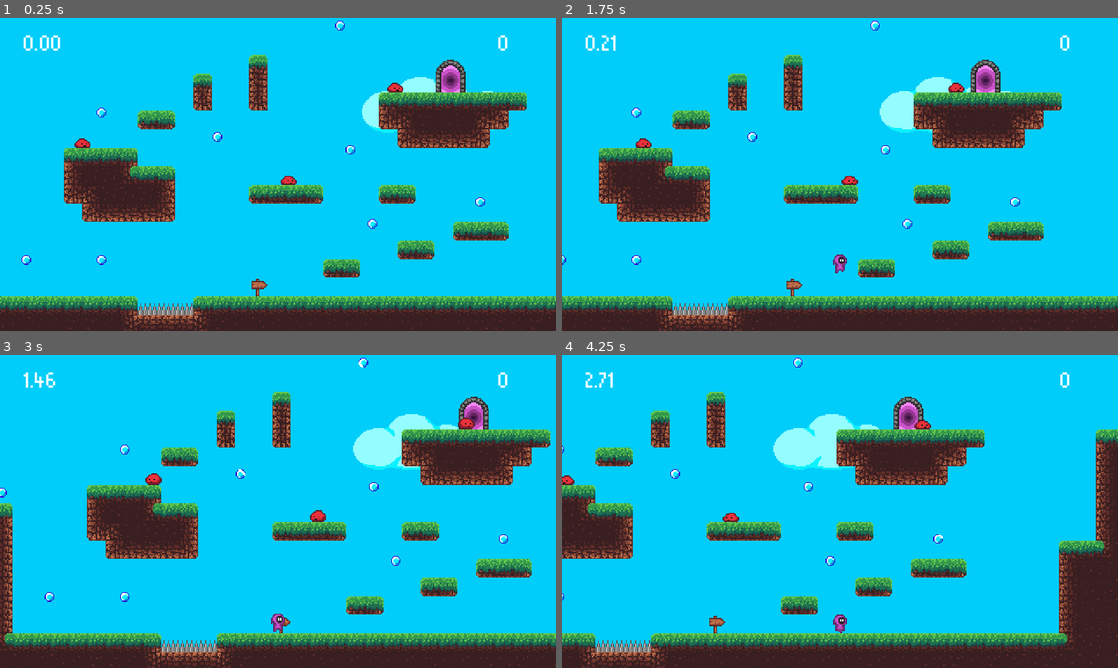
Above: before the commit, frames 1-4 (two rows, left to right).
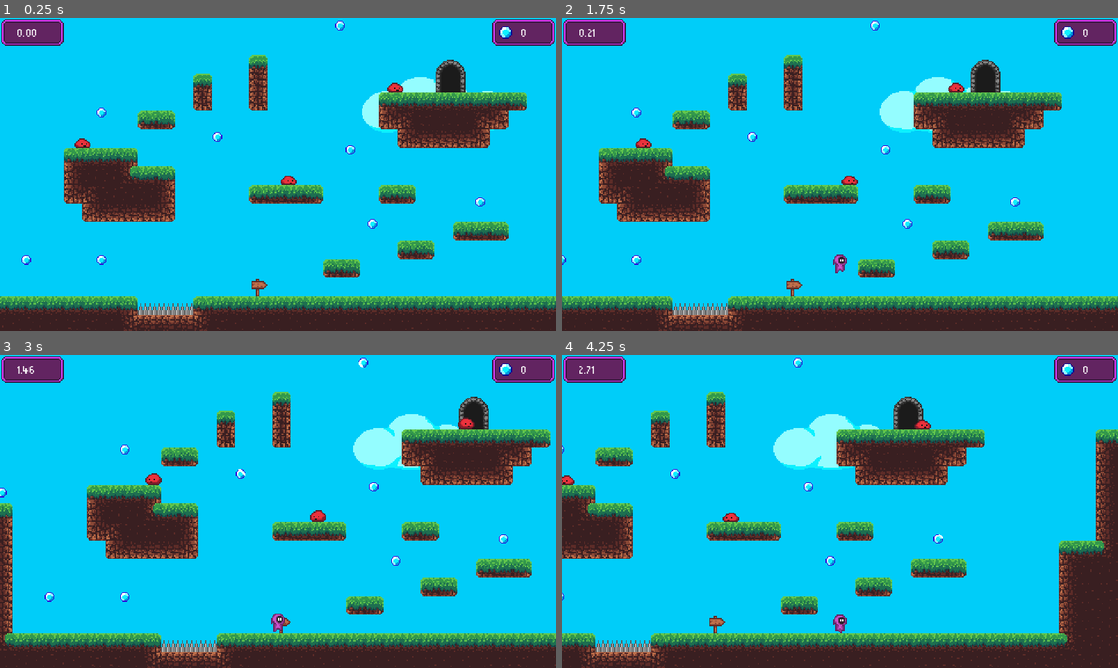
Above: after the commit, the same moments.

Repository: Rangwath/purple-quest
Game: Godot game, scene res://scenes/level_1.tscn
Two runs of this game, one before a commit and one after it. Both use one fixed random seed, a clock stepped at 60 frames per second and the inputs below.
Inputs:
- Up to frame 1 (0.25 s): no input
- Up to frame 2 (1.75 s): hold D (move_right) from 0.53 s (still down); tap Space (jump) at 0.77, 1.52 s
- Up to frame 3 (3 s): release D (move_right) at 2.03 s; hold A (move_left) 2.03-2.78 s; hold D (move_right) from 2.78 s (still down)
- Up to frame 4 (4.25 s): keep holding D (move_right); tap Space (jump) at 3.02, 3.77 s

The runs differ from the first frame. In frame 1, 2.2% of the frame differs, in the area x 0-100%, y 0-24%; in frame 2, 2.2%; in frame 3, 2.1%; in frame 4, 2.2%.

Commit message:
Add panels for timer, gems counter and win screen

Diff:
--- /dev/null
+++ b/scenes/game_ui.tscn
@@ -0,0 +1,145 @@
+[gd_scene load_steps=9 format=3 uid="uid://5tp8jugm2nga"]
+
+[ext_resource type="Script" path="res://scripts/game_ui.gd" id="1_lgdev"]
+[ext_resource type="FontFile" uid="uid://yaxi3v0erdfl" path="res://assets/fonts/munro.ttf" id="1_o1ps0"]
+[ext_resource type="Script" path="res://scripts/hud.gd" id="1_wclo8"]
+[ext_resource type="Texture2D" uid="uid://b4rhr2r82wteo" path="res://assets/gui/panel-timer.png" id="3_hxtl0"]
+[ext_resource type="Texture2D" uid="uid://bh3ydq1dwq5eq" path="res://assets/gui/panel-gems.png" id="4_hfr61"]
+[ext_resource type="Texture2D" uid="uid://dj4lse363ogfx" path="res://assets/gui/panel-menu.png" id="5_r7vlg"]
+
+[sub_resource type="LabelSettings" id="LabelSettings_jfnh8"]
+font = ExtResource("1_o1ps0")
+font_size = 10
+
+[sub_resource type="LabelSettings" id="LabelSettings_013u4"]
+font = ExtResource("1_o1ps0")
+font_size = 20
+
+[node name="GameUI" type="CanvasLayer"]
+script = ExtResource("1_lgdev")
+
+[node name="HUD" type="Control" parent="."]
+layout_mode = 3
+anchors_preset = 15
+anchor_right = 1.0
+anchor_bottom = 1.0
+grow_horizontal = 2
+grow_vertical = 2
+script = ExtResource("1_wclo8")
+
+[node name="TimerPanel" type="TextureRect" parent="HUD"]
+layout_mode = 0
+offset_left = 1.0
+offset_top = 1.0
+offset_right = 65.0
+offset_bottom = 33.0
+texture = ExtResource("3_hxtl0")
+stretch_mode = 2
+
+[node name="TimerLabel" type="Label" parent="HUD/TimerPanel"]
+layout_mode = 1
+anchors_preset = 8
+anchor_left = 0.5
+anchor_top = 0.5
+anchor_right = 0.5
+anchor_bottom = 0.5
+offset_left = -18.0
+offset_top = -10.0
+offset_right = 9.0
+offset_bottom = 3.0
+grow_horizontal = 2
+grow_vertical = 2
+text = "999.99"
+label_settings = SubResource("LabelSettings_jfnh8")
+
+[node name="GemsPanel" type="TextureRect" parent="HUD"]
+layout_mode = 0
+offset_left = 415.0
+offset_top = 1.0
+offset_right = 479.0
+offset_bottom = 33.0
+texture = ExtResource("4_hfr61")
+stretch_mode = 2
+
+[node name="GemsAmountLabel" type="Label" parent="HUD/GemsPanel"]
+layout_mode = 1
+anchors_preset = -1
+anchor_left = 0.65625
+anchor_top = 0.390625
+anchor_right = 0.65625
+anchor_bottom = 0.390625
+offset_left = -7.0
+offset_top = -6.5
+offset_right = 13.0
+offset_bottom = 6.5
+grow_horizontal = 2
+grow_vertical = 2
+text = "9999"
+label_settings = SubResource("LabelSettings_jfnh8")
+
+[node name="WinScreen" type="Control" parent="."]
+visible = false
+layout_mode = 3
+anchors_preset = 8
+anchor_left = 0.5
+anchor_top = 0.5
+anchor_right = 0.5
+anchor_bottom = 0.5
+offset_left = -80.0
+offset_top = -64.0
+offset_right = 80.0
+offset_bottom = 64.0
+grow_horizontal = 2
+grow_vertical = 2
+
+[node name="WinPanel" type="TextureRect" parent="WinScreen"]
+layout_mode = 1
+anchors_preset = 8
+anchor_left = 0.5
+anchor_top = 0.5
+anchor_right = 0.5
+anchor_bottom = 0.5
+offset_left = -80.0
+offset_top = -64.0
+offset_right = 80.0
+offset_bottom = 64.0
+grow_horizontal = 2
+grow_vertical = 2
+texture = ExtResource("5_r7vlg")
+stretch_mode = 2
+
+[node name="WinLabel" type="Label" parent="WinScreen"]
+layout_mode = 1
+anchors_preset = 5
+anchor_left = 0.5
+anchor_right = 0.5
+offset_left = -64.5
+offset_top = 9.0
+offset_right = 64.5
+offset_bottom = 33.0
+grow_horizontal = 2
+text = "LEVEL COMPLETED"
+label_settings = SubResource("LabelSettings_013u4")
+
+[node name="NextButton" type="Button" parent="WinScreen"]
+layout_mode = 0
+offset_left = 90.0
+offset_top = 97.0
+offset_right = 150.0
+offset_bottom = 118.0
+theme_override_fonts/font = ExtResource("1_o1ps0")
+theme_override_font_sizes/font_size = 10
+text = "NEXT"
+
+[node name="RestartButton" type="Button" parent="WinScreen"]
+layout_mode = 0
+offset_left = 10.0
+offset_top = 97.0
+offset_right = 70.0
+offset_bottom = 118.0
+theme_override_fonts/font = ExtResource("1_o1ps0")
+theme_override_font_sizes/font_size = 10
+text = "RESTART"
+
+[connection signal="pressed" from="WinScreen/NextButton" to="." method="_on_next_button_pressed"]
+[connection signal="pressed" from="WinScreen/RestartButton" to="." method="_on_restart_button_pressed"]
--- a/scenes/level_1.tscn
+++ b/scenes/level_1.tscn
@@ -3,7 +3,7 @@
 [ext_resource type="Script" path="res://scripts/level.gd" id="1_4o0st"]
 [ext_resource type="PackedScene" uid="uid://dnp45akrjr70d" path="res://scenes/player.tscn" id="1_4vr0j"]
 [ext_resource type="PackedScene" uid="uid://c1mkajiwntkqy" path="res://scenes/tile_map.tscn" id="2_2iitt"]
-[ext_resource type="PackedScene" uid="uid://5tp8jugm2nga" path="res://scenes/ui_canvas.tscn" id="3_hreqf"]
+[ext_resource type="PackedScene" uid="uid://5tp8jugm2nga" path="res://scenes/game_ui.tscn" id="3_hreqf"]
 [ext_resource type="PackedScene" uid="uid://degv8omfuhpns" path="res://scenes/gem.tscn" id="5_cms7j"]
 [ext_resource type="Script" path="res://scripts/parallax_test.gd" id="6_lws2e"]
 [ext_resource type="Texture2D" uid="uid://cryhhtsicr" path="res://assets/background/background.png" id="6_p78mn"]
@@ -20,7 +20,7 @@
 z_index = -100
 layer_0/tile_data = PackedInt32Array(983049, 196608, 3, 1048585, 131072, 5, 983050, 196608, 3, 1048586, 196608, 4, 9830 …(6695 unchanged characters)…
 
-[node name="UICanvas" parent="." instance=ExtResource("3_hreqf")]
+[node name="GameUI" parent="." instance=ExtResource("3_hreqf")]
 
 [node name="ParallaxBackground" type="ParallaxBackground" parent="."]
 
--- a/scenes/scene_transition.tscn
+++ b/scenes/scene_transition.tscn
@@ -41,6 +41,7 @@
 }
 
 [node name="SceneTransition" type="CanvasLayer"]
+layer = 100
 script = ExtResource("1_2ef7r")
 
 [node name="DissolveRect" type="ColorRect" parent="."]
--- a/scenes/ui_canvas.tscn
+++ /dev/null
@@ -1,40 +0,0 @@
-[gd_scene load_steps=4 format=3 uid="uid://5tp8jugm2nga"]
-
-[ext_resource type="FontFile" uid="uid://yaxi3v0erdfl" path="res://assets/fonts/munro.ttf" id="1_o1ps0"]
-[ext_resource type="Script" path="res://scripts/hud.gd" id="1_wclo8"]
-
-[sub_resource type="LabelSettings" id="LabelSettings_jfnh8"]
-font = ExtResource("1_o1ps0")
-font_size = 20
-
-[node name="UICanvas" type="CanvasLayer"]
-
-[node name="HUD" type="Control" parent="."]
-layout_mode = 3
-anchors_preset = 15
-anchor_right = 1.0
-anchor_bottom = 1.0
-grow_horizontal = 2
-grow_vertical = 2
-script = ExtResource("1_wclo8")
-
-[node name="GemsAmountLabel" type="Label" parent="HUD"]
-layout_mode = 1
-anchors_preset = 1
-anchor_left = 1.0
-anchor_right = 1.0
-offset_left = -50.0
-offset_top = 10.0
-offset_bottom = 35.0
-grow_horizontal = 0
-text = "9999"
-label_settings = SubResource("LabelSettings_jfnh8")
-
-[node name="TimerLabel" type="Label" parent="HUD"]
-layout_mode = 1
-offset_left = 20.0
-offset_top = 10.0
-offset_right = 80.0
-offset_bottom = 35.0
-text = "999.99"
-label_settings = SubResource("LabelSettings_jfnh8")
--- a/scripts/enemy.gd
+++ b/scripts/enemy.gd
@@ -25,7 +25,6 @@
 
 
 func flip():
-	print("Flipping enemy")
 	facing_right = not facing_right
 
 	scale.x = scale.x * -1
--- /dev/null
+++ b/scripts/game_ui.gd
@@ -0,0 +1,13 @@
+extends CanvasLayer
+
+
+func show_win_screen(flag: bool):
+	$WinScreen.visible = flag
+
+
+func _on_next_button_pressed():
+	SceneTransition.reload_scene()
+
+
+func _on_restart_button_pressed():
+	SceneTransition.reload_scene()
--- a/scripts/hud.gd
+++ b/scripts/hud.gd
@@ -2,8 +2,8 @@
 
 
 func set_gems_amount_label(amount):
-	$GemsAmountLabel.text = str(amount)
+	$GemsPanel/GemsAmountLabel.text = str(amount)
 
 
 func set_timer_label(time):
-	$TimerLabel.text = str(time)
+	$TimerPanel/TimerLabel.text = str(time)
--- a/scripts/level.gd
+++ b/scripts/level.gd
@@ -1,6 +1,7 @@
 extends Node2D
 
-@onready var hud = $UICanvas/HUD
+@onready var game_ui = $GameUI
+@onready var hud = $GameUI/HUD
 @onready var start = $Start
 @onready var end = $End
 @onready var levelTimer = $LevelTimer
@@ -29,7 +30,7 @@
 	spawn_player_after_delay(0.5)
 
 
-func _process(_delta):
+func _physics_process(_delta):
 	if (not levelTimer.is_stopped()):
 		hud.set_timer_label(str(levelTimer.wait_time - levelTimer.time_left).pad_decimals(2))
 
@@ -49,8 +50,11 @@
 func _on_end_body_entered(_body):
 	hud.set_timer_label(str(levelTimer.wait_time - levelTimer.time_left).pad_decimals(2))
 	levelTimer.stop()
+
 	player.enter_portal()
-	reload_scene_after_delay(2)
+
+	await get_tree().create_timer(2).timeout
+	game_ui.show_win_screen(true)
 
 
 func spawn_player_after_delay(delay):
Binary file added: assets/gui/panel-gems.png
Not shown, added: assets/gui/panel-gems.png.import
Binary file added: assets/gui/panel-menu.png
Not shown, added: assets/gui/panel-menu.png.import
Binary file added: assets/gui/panel-timer.png
Not shown, added: assets/gui/panel-timer.png.import
Binary file changed: assets/world/portal.png
